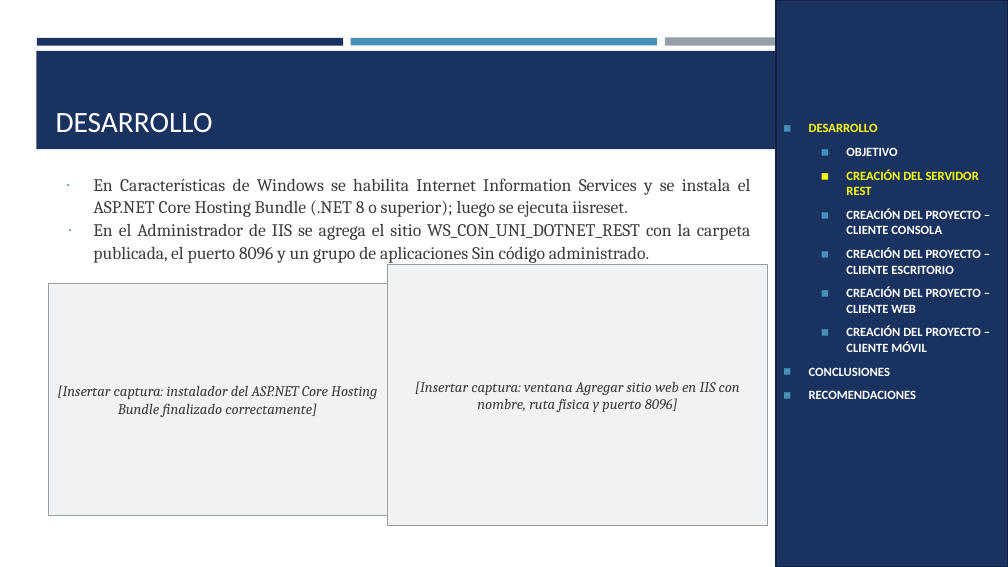
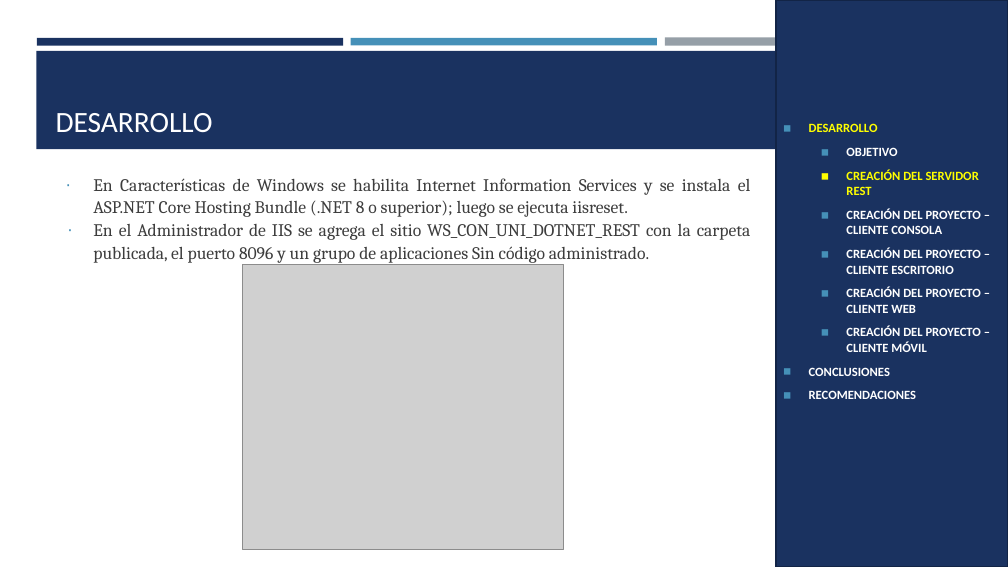
Before and after one commit to Teo344/Arquitectura_GRUPO03, a slide deck: slide 21 of TI.1.4. PAO202651_RESTFUL_DOTNET_SINBDD_NRC36884_GR03/05. DOCUMENTACION/PRESENTACION TI.1.4. RESTFUL sin BDD en DOTNET GR03.pptx. Drawn at 1008x567 pixels with LibreOffice and Linux fonts; fonts in the diff are those of the drawing; grey boxes stand for pictures. Boxes give left, top, right and bottom in pixels: in the first picture for what was removed or moved away, otherwise in the second. Text is boxed around its words. In the diff, an @@ line names an element or a change of style, - is before the commit and + after.

```diff
--- a/TI.1.4. PAO202651_RESTFUL_DOTNET_SINBDD_NRC36884_GR03/05. DOCUMENTACION/PRESENTACION TI.1.4. RESTFUL sin BDD en DOTNET GR03.pptx
+++ b/TI.1.4. PAO202651_RESTFUL_DOTNET_SINBDD_NRC36884_GR03/05. DOCUMENTACION/PRESENTACION TI.1.4. RESTFUL sin BDD en DOTNET GR03.pptx
@@ picture added at [243,265,564,550] @@
@@ rectangle removed at [388,265,768,526] @@
-[Insertar captura: ventana Agregar sitio web en IIS con nombre, ruta física y puerto 8096]
@@ rectangle removed at [48,284,388,516] @@
-[Insertar captura: instalador del ASP.NET Core Hosting Bundle finalizado correctamente]
```
Also in this commit, not shown: 25 other slides changed, 3 slides removed, 1 other file.
